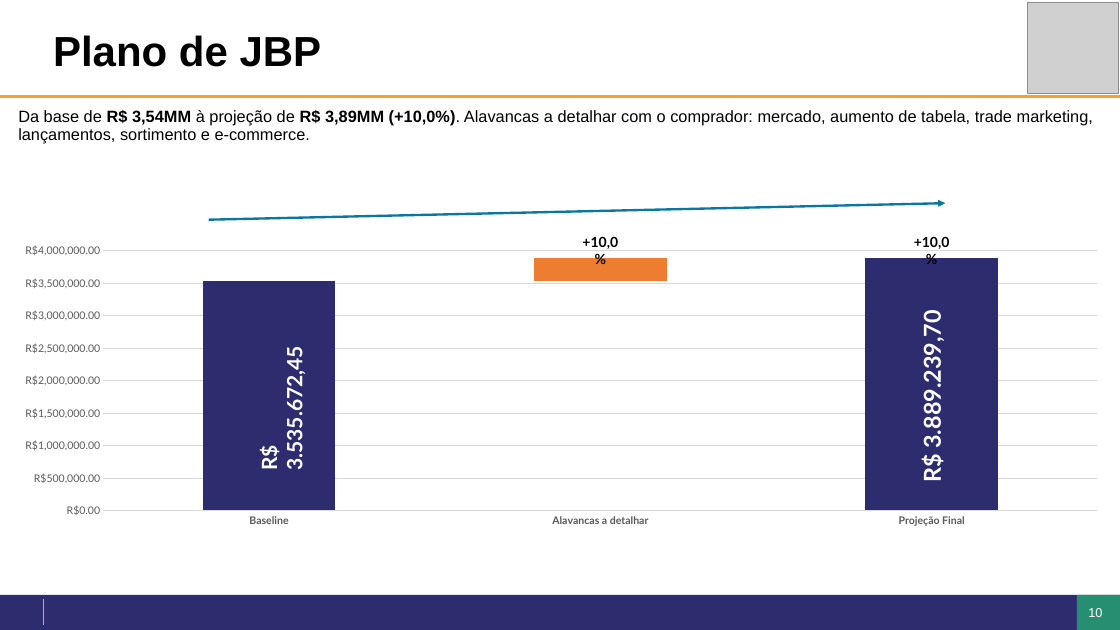
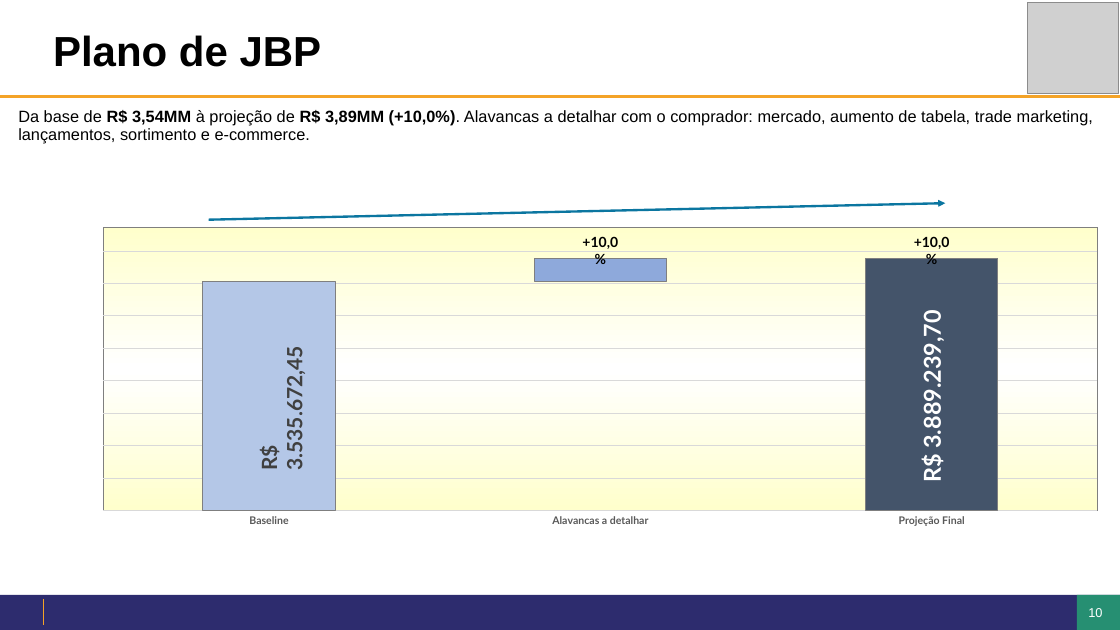
Before and after one commit to giovanoanjos27-del/Dashboard-Farma-sul, a slide deck: slide 10 of jbp/JBP2027_Araujo_Conveniencia.pptx. Drawn at 1120x630 pixels with LibreOffice and Linux fonts; fonts in the diff are those of the drawing; grey boxes stand for pictures; background and template pictures are left out. Boxes give left, top, right and bottom in pixels: in the first picture for what was removed or moved away, otherwise in the second. Text is boxed around its words. In the diff, an @@ line names an element or a change of style, - is before the commit and + after.

```diff
--- a/jbp/JBP2027_Araujo_Conveniencia.pptx
+++ b/jbp/JBP2027_Araujo_Conveniencia.pptx
@@ column stacked chart at [0, 177, 1116, 560] @@
@@ Series 1, Baseline: 3500000 to 91 @@
@@ Series 1, Alavancas a detalhar: 3500000 to 91 @@
@@ Series 1, Projeção Final: 3900000 to 100 @@
@@ colour of Series 1 #2D2C6E to #B4C7E7 @@
@@ colours of single points changed @@
@@ Series 2, Alavancas a detalhar: 400000 to 9 @@
@@ colour of Series 2 #0B76A0 to #8EA9DB @@
@@ colours of single points changed @@
@@ value axis changed @@
@@ background changed @@
@@ text "R$ 3.535.672,45" at [257, 358, 307, 469]: text colour #FFFFFF to #404040 @@
```
Also in this commit, not shown: 3 other slides changed, 12 other files.
